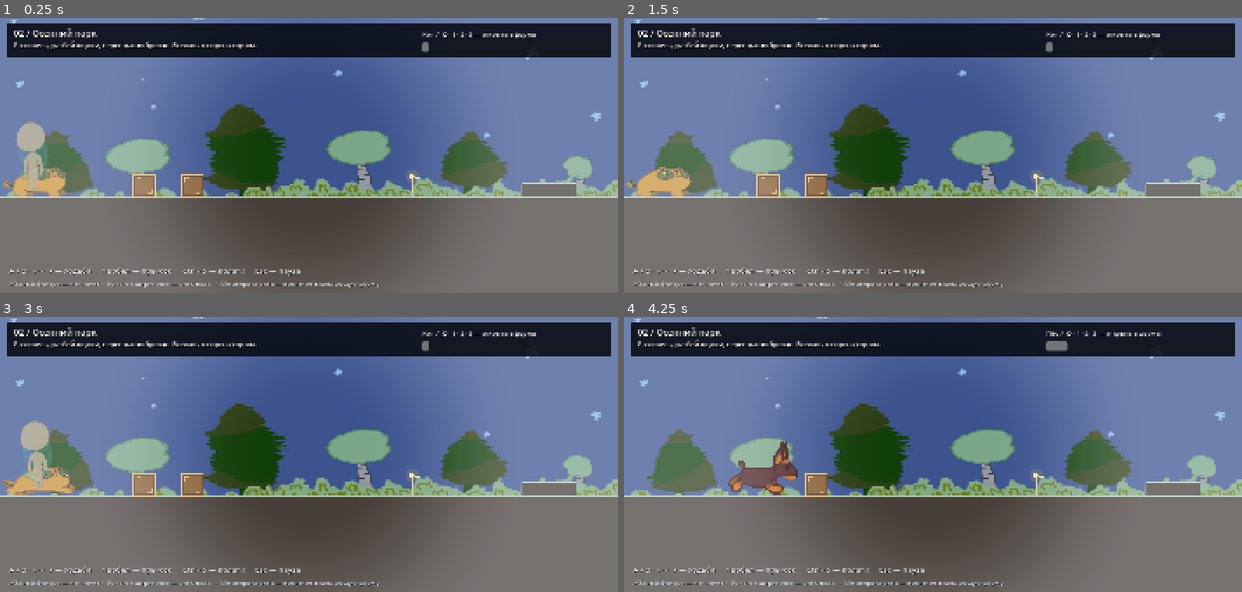
Above: before the commit, frames 1-4 (two rows, left to right).
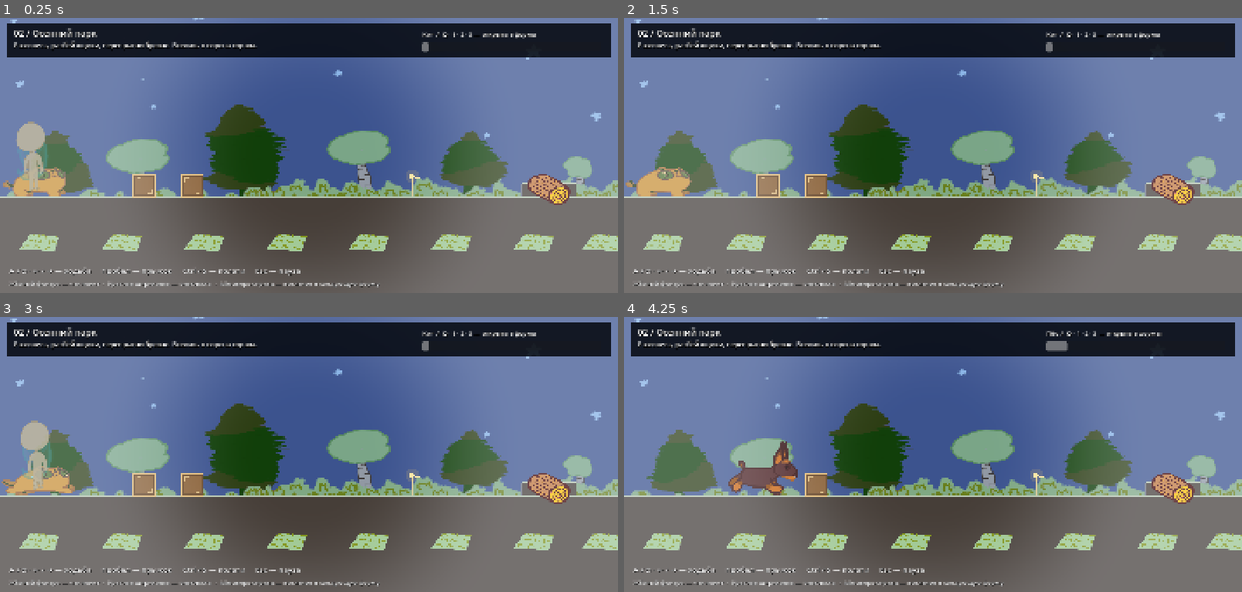
Above: after the commit, the same moments.

Repository: marykakao25-ux/ghost
Game: Godot game, scene res://scenes/Level_Dog_Park.tscn
The game is run twice, just before and just after one commit, with the same random seed, the same clock (stepped at 60 frames per second) and the same inputs. This scene is started directly instead of the project's main scene.
Inputs:
- Up to frame 1 (0.25 s): no input
- Up to frame 2 (1.5 s): tap Enter at 0.5 s; hold Ctrl (crawl) 0.53-1.28 s; hold D (move_right) from 0.53 s (still down); tap Space (jump) at 0.77, 1.25 s; tap Q (shapeshift) at 1.35 s
- Up to frame 3 (3 s): tap Space (jump) at 1.52, 2.75 s; tap Enter at 2 s; release D (move_right) at 2.03 s; hold A (move_left) 2.03-2.78 s; hold 3 (shapeshift_bird) 2.03-2.78 s; hold D (move_right) from 2.78 s (still down); tap 1 (shapeshift_cat) at 2.85 s
- Up to frame 4 (4.25 s): keep holding D (move_right); tap Space (jump) at 3.02, 3.77 s; hold 2 (shapeshift_dog) from 3.53 s (still down)

The runs differ from the first frame. In frame 1, 2.9% of the frame differs, in the area x 3-100%, y 56-85%; in frame 2, 2.9%; in frame 3, 2.9%; in frame 4, 2.9%.

Commit message:
[T-0031] feat: show tileset props on cat and dog levels
Co-authored-by: Cursor <cursoragent@cursor.com>

Diff:
--- a/scenes/Level_Cat_Cemetry.tscn
+++ b/scenes/Level_Cat_Cemetry.tscn
@@ -147,8 +147,8 @@
 shape = SubResource("RectangleShape2D_overhang")
 
 [node name="CrawlDecor" type="Sprite2D" parent="CrawlOverhang"]
-position = Vector2(0, 20)
-scale = Vector2(0.22, 0.14)
+position = Vector2(0, 120)
+scale = Vector2(0.35, 0.28)
 texture = ExtResource("8_box")
 
 [node name="SpawnMarker" type="Marker2D" parent="."]
@@ -196,8 +196,21 @@
 
 [node name="PuddleDecor" type="Sprite2D" parent="."]
 position = Vector2(1900, 530)
-scale = Vector2(0.18, 0.1)
+scale = Vector2(0.35, 0.22)
 texture = ExtResource("7_puddle")
+z_index = 2
+
+[node name="BoxProp" type="Sprite2D" parent="."]
+position = Vector2(980, 500)
+scale = Vector2(0.28, 0.28)
+texture = ExtResource("8_box")
+z_index = 2
+
+[node name="PuddleDecor2" type="Sprite2D" parent="."]
+position = Vector2(2200, 530)
+scale = Vector2(0.32, 0.2)
+texture = ExtResource("7_puddle")
+z_index = 2
 
 [node name="ObstacleHazard" parent="." instance=ExtResource("4_obstacle")]
 position = Vector2(1900, 514)
--- a/scenes/Level_Dog_Park.tscn
+++ b/scenes/Level_Dog_Park.tscn
@@ -119,8 +119,9 @@
 
 [node name="LogVisual" type="Sprite2D" parent="."]
 position = Vector2(1600, 500)
-scale = Vector2(0.28, 0.12)
+scale = Vector2(0.4, 0.22)
 texture = ExtResource("7_log")
+z_index = 2
 
 [node name="LogBody" type="StaticBody2D" parent="."]
 position = Vector2(1600, 500)
@@ -130,8 +131,9 @@
 
 [node name="PitDecor" type="Sprite2D" parent="."]
 position = Vector2(2600, 545)
-scale = Vector2(0.22, 0.12)
+scale = Vector2(0.4, 0.24)
 texture = ExtResource("8_pit")
+z_index = 2
 
 [node name="SpawnMarker" type="Marker2D" parent="."]
 position = Vector2(100, 490)
--- a/scripts/LevelPresentation.gd
+++ b/scripts/LevelPresentation.gd
@@ -55,7 +55,8 @@
 	var level: Node = get_parent()
 	_player = level.get_node("Player") as PlayerController
 	for node: Node in level.get_children():
-		if node is Sprite2D:
+		# Старый тайловый декор прячем; пропы tileset_spooky (лужи, брёвна, ямы…) оставляем.
+		if node is Sprite2D and str(node.name).begins_with("Tile"):
 			(node as Sprite2D).hide()
 		if node is CollisionObject2D and not node.is_in_group("breakable"):
 			var collider: CollisionShape2D = node.get_node_or_null("CollisionShape2D")
--- a/scripts/tests/demo_regression.gd
+++ b/scripts/tests/demo_regression.gd
@@ -98,6 +98,8 @@
 	var director: Node = current_scene.get_node("LevelDirector")
 	_check(float(director.get("level_width")) >= 3500.0, "Уровень не удлинён")
 	_check(current_scene.get_node("LevelExit").global_position.x > 3000.0, "Выход не в конце длинного уровня")
+	_check(current_scene.get_node("PuddleDecor").visible, "Лужа tileset скрыта")
+	_check(current_scene.get_node("BoxProp").visible, "Коробка tileset скрыта")
 
 
 func _test_crawl() -> void:
@@ -175,6 +177,8 @@
 	_check(_player.velocity.y != 0.0 or _player.global_position.x > 730.0, "Пёс не пытался преодолеть бревно")
 	var exit_dog: Node = current_scene.get_node("LevelExit")
 	_check(int(exit_dog.get("host_form")) == 2, "Выход dog без idle-ворона")
+	_check(current_scene.get_node("LogVisual").visible, "Бревно tileset скрыто")
+	_check(current_scene.get_node("PitDecor").visible, "Овраг tileset скрыт")
 
 
 func _test_flow() -> void:
